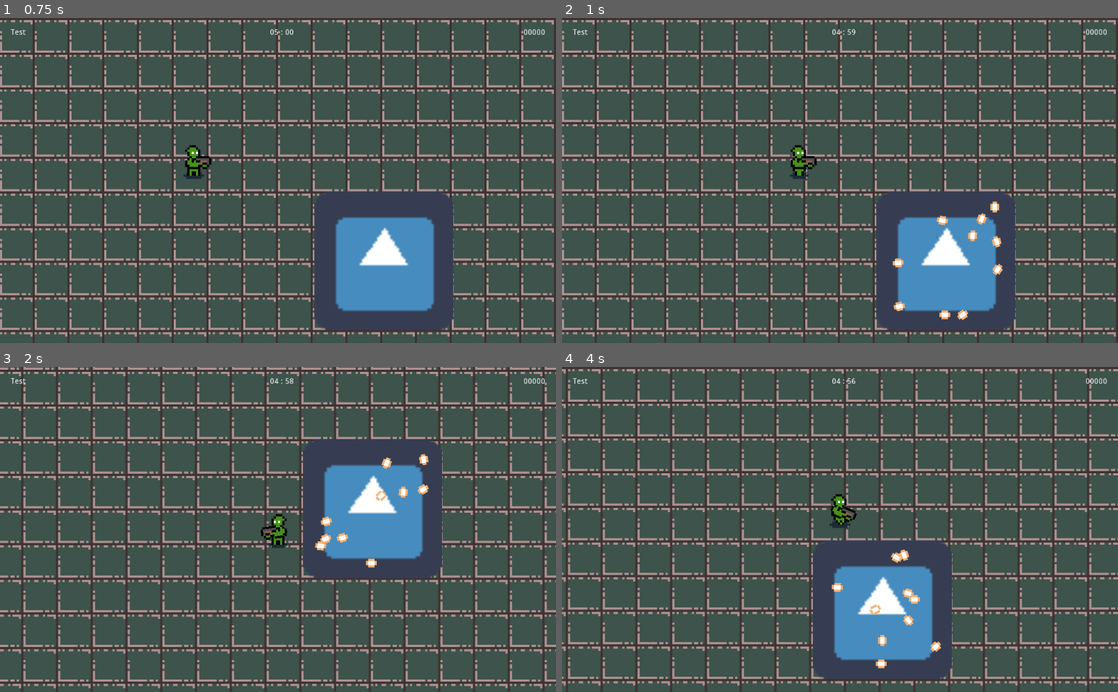
Above: before the commit, frames 1-4 (two rows, left to right).
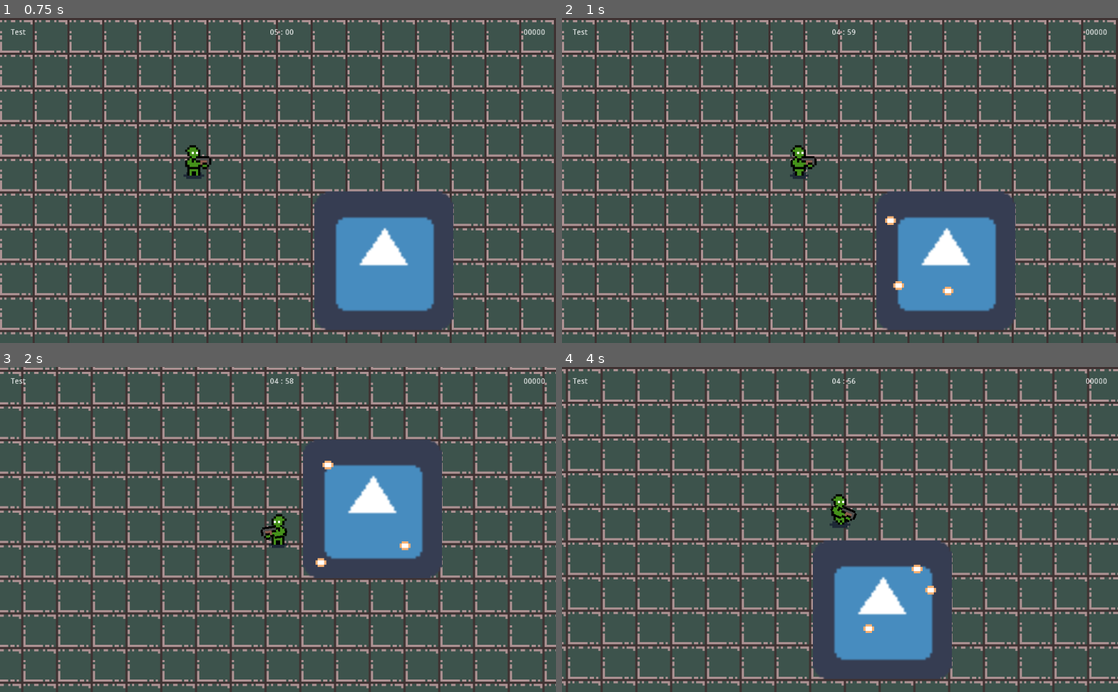
Above: after the commit, the same moments.

Repository: jimmyjonezz/Annigilation
Game: Godot game, scene res://Main/Main.tscn
The game is run twice, just before and just after one commit, with the same random seed, the same clock (stepped at 60 frames per second) and the same inputs. The engine's default icon, where the game draws it, is replaced by a stand-in: a white triangle on a blue panel in a dark square.
Inputs (mouse positions are in pixels of both pictures, inside the frame that each line leads up to):
- Up to frame 1 (0.75 s): move the mouse to (400, 164) at 0.52 s; hold Right (ui_right) from 0.53 s (still down)
- Up to frame 2 (1 s): keep holding Right (ui_right)
- Up to frame 3 (2 s): move the mouse to (166, 545) at 1.27 s; release Right (ui_right) at 1.28 s; hold Down (ui_down) from 1.28 s (still down)
- Up to frame 4 (4 s): move the mouse to (895, 458) at 2.02 s; release Down (ui_down) at 2.03 s; hold Right (ui_right) 2.03-2.78 s; move the mouse to (812, 594) at 2.77 s; hold Up (ui_up) 2.78-3.53 s; move the mouse to (1006, 578) at 3.52 s; hold Left (ui_left) from 3.53 s (still down)

Frame 1 is identical in both runs. In frame 2, 0.6% of the frame differs, in the area x 58-80%, y 56-93%; in frame 3, 0.6%; in frame 4, 0.6%.

Commit message:
0.3

Diff:
--- a/Enemy/Enemy.gd
+++ b/Enemy/Enemy.gd
@@ -9,13 +9,13 @@
 	pass # Replace with function body.
 
 func danmaku():
-	for i in range(10):
-		var y = r * cos(i * randi() % 180 / pi)
-		var x = r * sin(i * randi() % 180 / pi)
+	for i in range(3):
+		var y = r * cos(randi() % 180 / pi)#r * cos(i * randi() % 180 / pi)
+		var x = r * cos(randi() % 180 / pi)#r * sin(i + randi() % 180 / pi)
 
 		var bullet = Bullet.instance()
 		get_parent().add_child(bullet)
-		bullet.start(Vector2( x + position.x , y + position.y ), rand_range(0, 360) * i)
+		bullet.start(Vector2(position.x + x, position.y + y), 0)
 
 func _on_Tic_timeout():
 	 danmaku()
--- a/Enemy/Enemy.tscn
+++ b/Enemy/Enemy.tscn
@@ -18,8 +18,6 @@
 [node name="CollisionShape2D" type="CollisionShape2D" parent="."]
 shape = SubResource( 1 )
 
-[node name="Bullet" parent="." instance=ExtResource( 2 )]
-
 [node name="Tic" type="Timer" parent="."]
 autostart = true
 [connection signal="timeout" from="Tic" to="." method="_on_Tic_timeout"]
